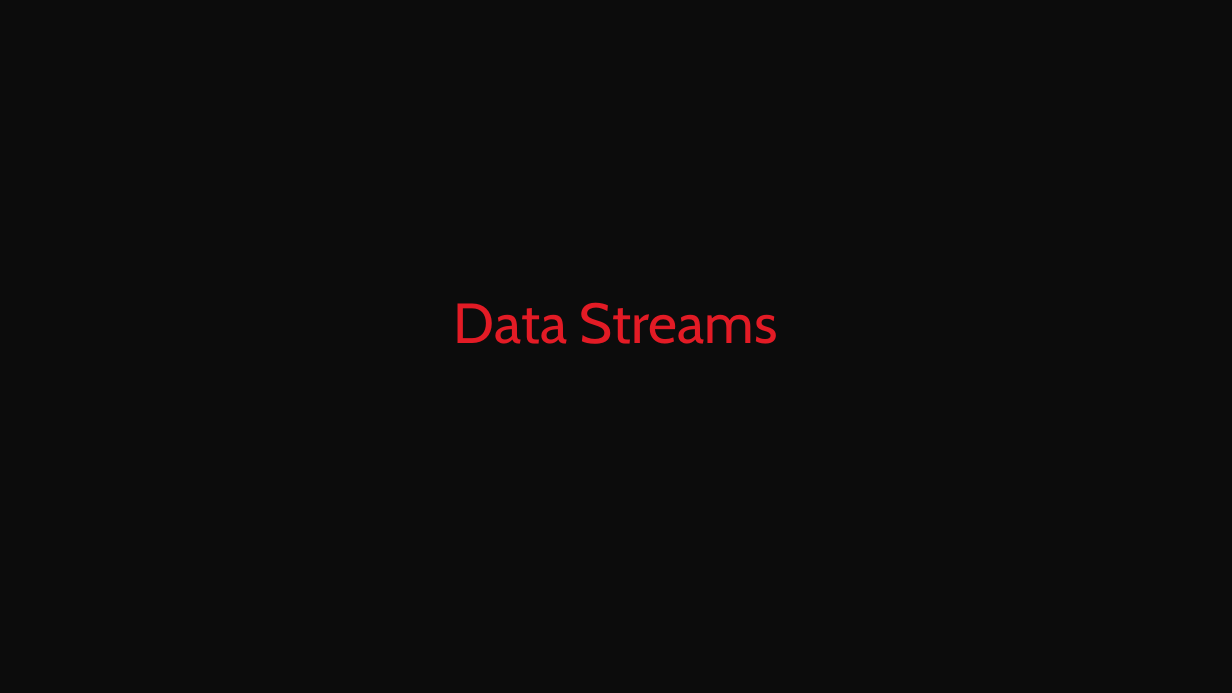
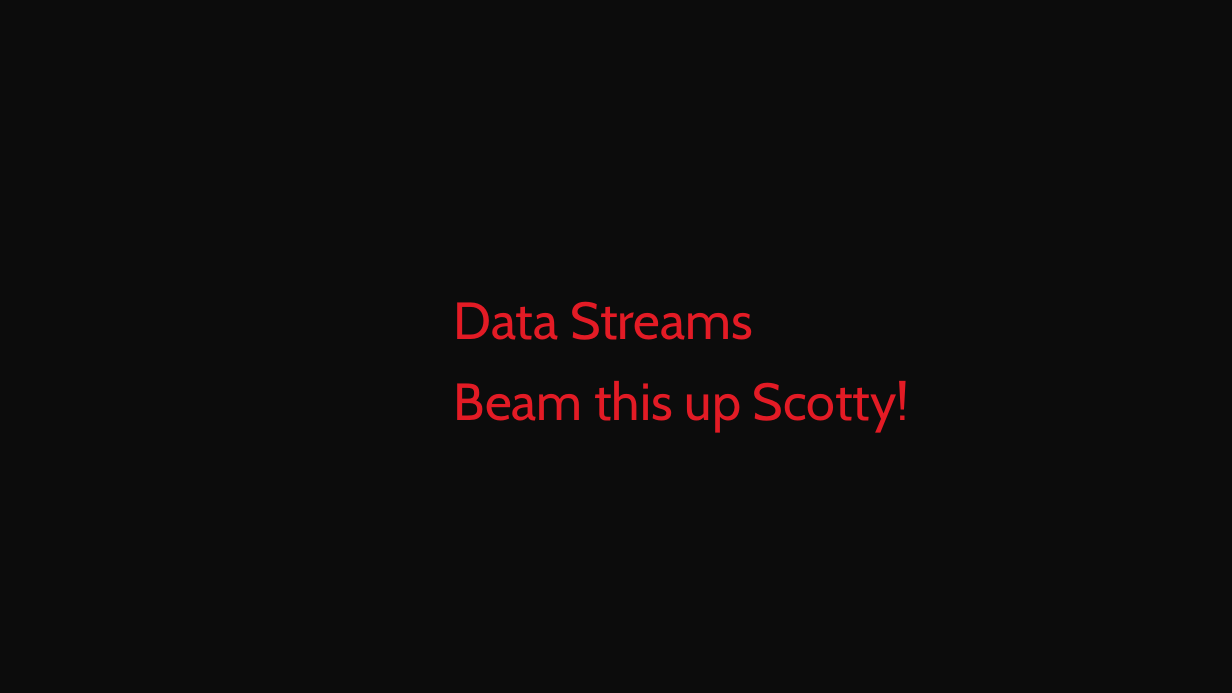
Before and after one commit to JordanTheITGuy/PowerShell-For-Padawans, a slide deck: slide 22 of PowerShell for Padawans.pptx. Drawn at 1232x693 pixels with LibreOffice and Linux fonts; fonts in the diff are those of the drawing; background and template pictures are left out. Boxes give left, top, right and bottom in pixels: in the first picture for what was removed or moved away, otherwise in the second. Text is boxed around its words. In the diff, an @@ line names an element or a change of style, - is before the commit and + after.

```diff
--- a/PowerShell for Padawans.pptx
+++ b/PowerShell for Padawans.pptx
@@ text at (x1=454, y1=301, x2=753, y2=340): size 44 to 40.7 pt in "Data Streams" @@
@@ text at (x1=454, y1=381, x2=909, y2=431): paragraph added @@
+Beam this up Scotty!
```
Also in this commit, not shown: 2 other slides changed.
